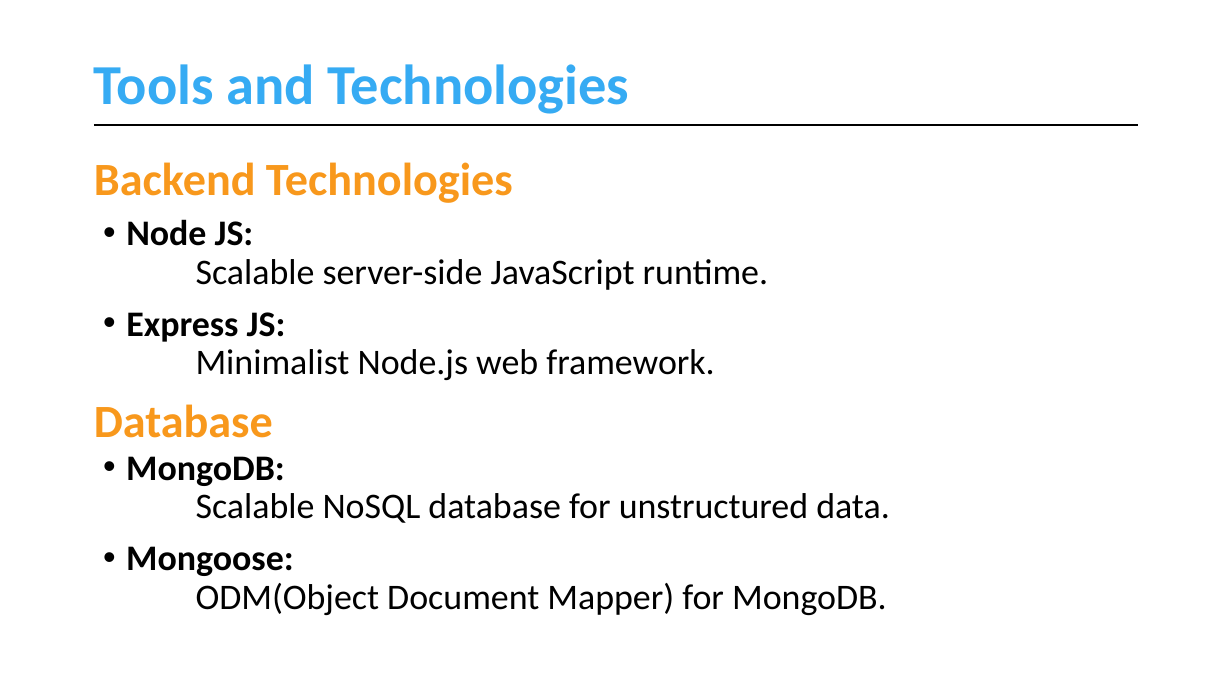
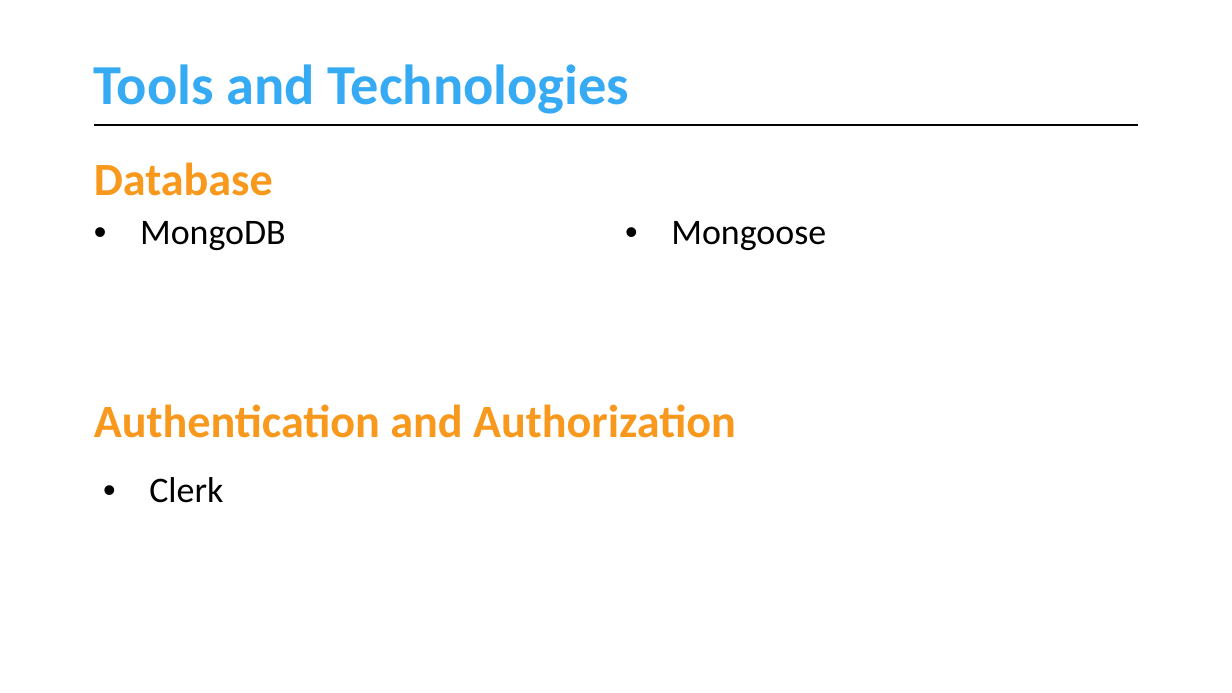
Before and after one commit to muhammadahsanmirza/fyp-constituency-connect, a slide deck: slide 24 of 4- Idea Evaluation/Idea Evaluation Slides (Filled).pptx. Drawn at 1232x693 pixels with LibreOffice and Linux fonts; fonts in the diff are those of the drawing. Boxes give left, top, right and bottom in pixels: in the first picture for what was removed or moved away, otherwise in the second. Text is boxed around its words. In the diff, an @@ line names an element or a change of style, - is before the commit and + after.

Commit message:
Update Tools and Technologies

```diff
--- a/4- Idea Evaluation/Idea Evaluation Slides (Filled).pptx
+++ b/4- Idea Evaluation/Idea Evaluation Slides (Filled).pptx
@@ text at bbox=[94, 162, 273, 196]: text changed @@
-Backend Technologies
+Database
@@ table added at bbox=[85, 206, 1148, 259], 1 rows, 2 columns @@
+MongoDB | Mongoose
@@ text removed at bbox=[126, 219, 768, 380] @@
-• Node JS:
-  Scalable server-side JavaScript runtime.
-• Express JS:
-  Minimalist Node.js web framework.
@@ text at bbox=[94, 404, 736, 438]: text changed @@
-Database
+Authentication and Authorization
@@ table added at bbox=[94, 464, 1139, 517], 1 rows, 2 columns @@
+Clerk | 
@@ text removed at bbox=[126, 456, 890, 615] @@
-• MongoDB:
-  Scalable NoSQL database for unstructured data.
-• Mongoose:
-  ODM(Object Document Mapper) for MongoDB.
```
Also in this commit, not shown: 2 other slides changed.
